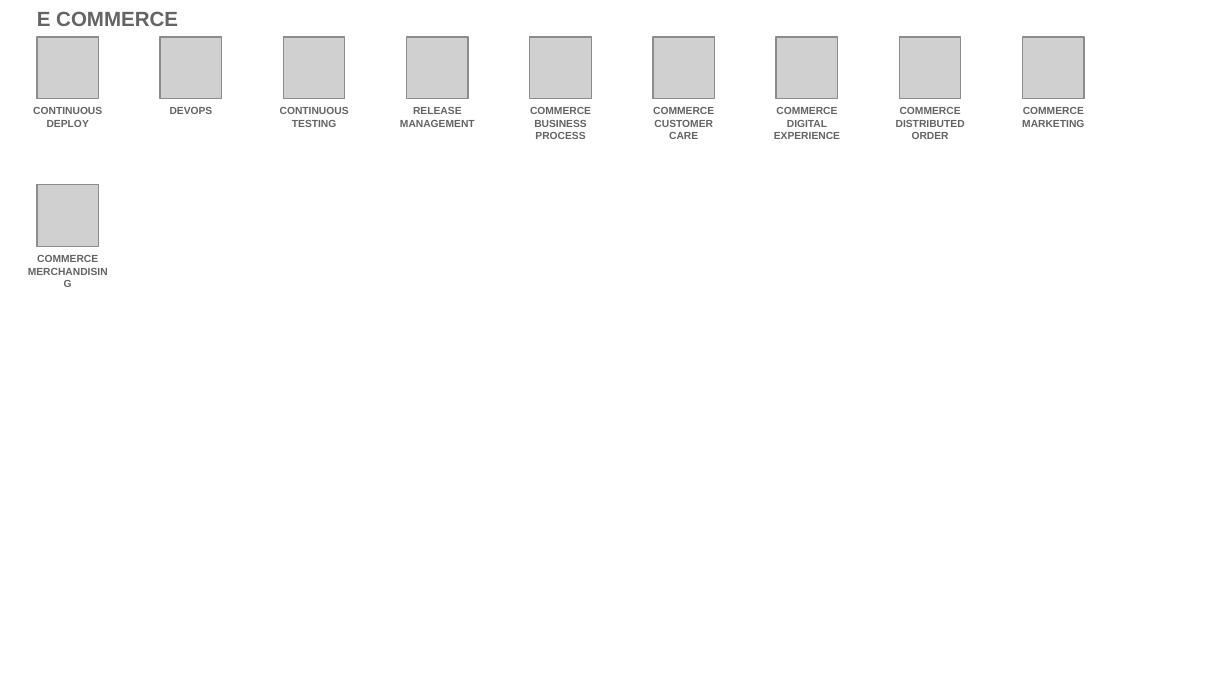
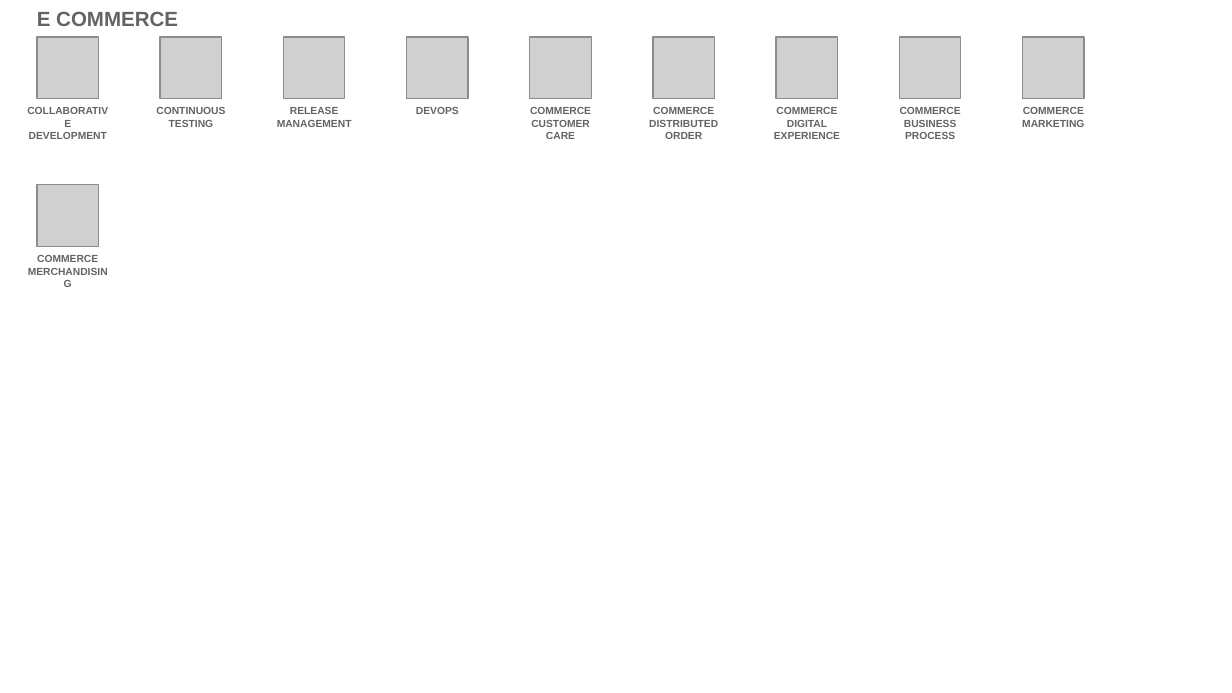
Before and after one commit to l2fprod/myarchitecture, a slide deck: slide 17 of mycatalog-architecture-diagram-template.pptx. Drawn at 1232x693 pixels with LibreOffice and Linux fonts; fonts in the diff are those of the drawing; grey boxes stand for pictures. Boxes give left, top, right and bottom in pixels: in the first picture for what was removed or moved away, otherwise in the second. Text is boxed around its words. In the diff, an @@ line names an element or a change of style, - is before the commit and + after.

```diff
--- a/mycatalog-architecture-diagram-template.pptx
+++ b/mycatalog-architecture-diagram-template.pptx
@@ 3 texts: place and size @@
-3 texts at box(280, 107, 714, 139)
+3 texts at box(156, 107, 591, 139)
@@ text "DEVOPS": place and size @@
-text "DEVOPS" at box(170, 107, 213, 114)
+text "DEVOPS" at box(416, 107, 459, 114)
@@ text at box(649, 107, 718, 139): text changed @@
-COMMERCE BUSINESS PROCESS
+COMMERCE DISTRIBUTED ORDER
@@ text at box(900, 107, 961, 139): text changed @@
-COMMERCE DISTRIBUTED ORDER
+COMMERCE BUSINESS PROCESS
@@ text at box(29, 132, 107, 139): text changed @@
-CONTINUOUS DEPLOY
+COLLABORATIVE DEVELOPMENT
```
Also in this commit, not shown: 12 other slides changed, 1 slide added, 1 slide removed.
